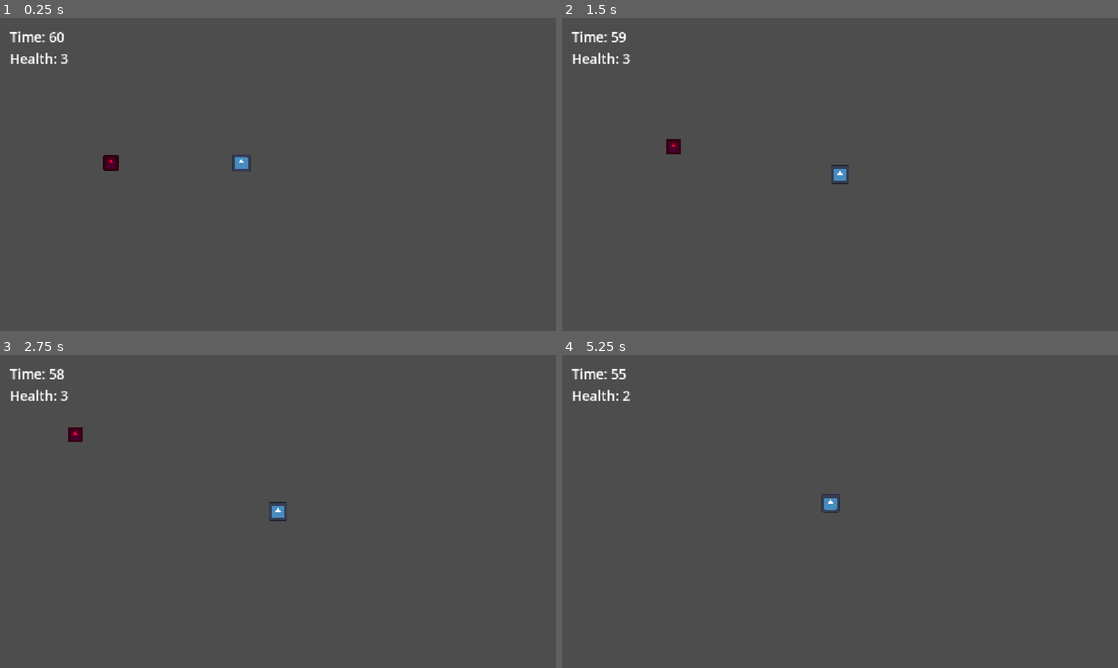
Above: before the commit, frames 1-4 (two rows, left to right).
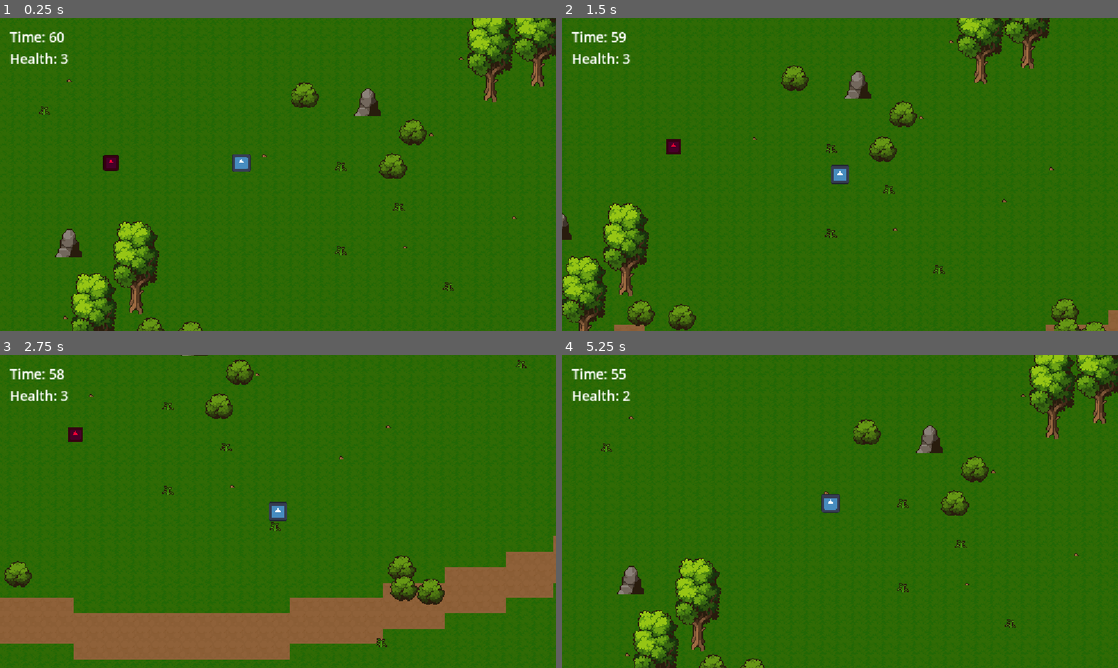
Above: after the commit, the same moments.

Repository: Tin0709/Last60Seconds
Game: Godot game, scene res://game.tscn
Same seed, same stepped clock (60 frames per second), same inputs: the game is played once before the commit and once after it. The engine's default icon, where the game draws it, is replaced by a stand-in: a white triangle on a blue panel in a dark square.
Inputs:
- Up to frame 1 (0.25 s): no input
- Up to frame 2 (1.5 s): hold D (move_right) 0.53-1.28 s; hold S (move_down) from 1.28 s (still down)
- Up to frame 3 (2.75 s): release S (move_down) at 2.03 s; hold D (move_right) from 2.03 s (still down)
- Up to frame 4 (5.25 s): release D (move_right) at 2.78 s; hold W (move_up) 2.78-3.53 s; hold A (move_left) 3.53-5.03 s; hold S (move_down) from 5.03 s (still down)

The runs differ from the first frame. In frame 1, 99% of the frame differs, in the area x 0-100%, y 0-100%; in frame 2, 99%; in frame 3, 99%; in frame 4, 100%.

Commit message:
Add first pixel art environment pass

Diff:
--- a/game.tscn
+++ b/game.tscn
@@ -4,6 +4,7 @@
 [ext_resource type="Texture2D" uid="uid://eq6dcm817lai" path="res://icon.svg" id="2_e2o6t"]
 [ext_resource type="Script" uid="uid://da5k5o14fmhip" path="res://enemy.gd" id="3_feb5d"]
 [ext_resource type="Script" path="res://game.gd" id="4_countdown"]
+[ext_resource type="Script" path="res://world.gd" id="5_world"]
 
 [sub_resource type="CircleShape2D" id="CircleShape2D_jpyye"]
 radius = 20.0
@@ -12,10 +13,13 @@
 radius = 18.0
 
 [node name="Game" type="Node2D" unique_id=1318419053]
+y_sort_enabled = true
 script = ExtResource("4_countdown")
 
 [node name="World" type="Node2D" parent="."]
 texture_filter = 1
+y_sort_enabled = true
+script = ExtResource("5_world")
 
 [node name="Ground" type="TileMapLayer" parent="World"]
 z_index = -2
@@ -26,6 +30,7 @@
 collision_enabled = false
 
 [node name="Obstacles" type="TileMapLayer" parent="World"]
+y_sort_enabled = true
 
 [node name="Player" type="CharacterBody2D" parent="." unique_id=1518452810 groups=["player"]]
 position = Vector2(500, 300)
--- /dev/null
+++ b/world.gd
@@ -0,0 +1,97 @@
+extends Node2D
+
+const FLOORS = preload("res://assets/Pixel Crawler/Environment/Tilesets/Floors_Tiles.png")
+const TREES = preload("res://assets/Pixel Crawler/Environment/Props/Static/Trees/Model_01/Size_03.png")
+const ROCKS = preload("res://assets/Pixel Crawler/Environment/Props/Static/Rocks.png")
+const VEGETATION = preload("res://assets/Pixel Crawler/Environment/Props/Static/Vegetation.png")
+
+var solid_positions: Array[Vector2] = []
+
+func _ready() -> void:
+	var bounds: Rect2 = get_parent().world_bounds
+	var rng = RandomNumberGenerator.new()
+	rng.seed = 60
+	build_ground(bounds)
+
+	# Leave the starting area and the middle of the map open.
+	var clusters: Array[Vector2] = [
+		Vector2(180, 650), Vector2(200, 1150), Vector2(620, 1420),
+		Vector2(1250, 1400), Vector2(1870, 1420), Vector2(2180, 1050),
+		Vector2(2190, 440), Vector2(1770, 180), Vector2(1050, 150),
+	]
+	for center in clusters:
+		for index in range(5):
+			var point = center + Vector2(rng.randf_range(-120, 120), rng.randf_range(-90, 90))
+			if can_place_solid(point, bounds):
+				add_prop($Obstacles, TREES, Rect2(0, 0, 48, 96), point, 13.0)
+				solid_positions.append(point)
+
+	for index in range(16):
+		var point = Vector2(rng.randf_range(120, 2280), rng.randf_range(180, 1480))
+		if can_place_solid(point, bounds):
+			add_prop($Obstacles, ROCKS, Rect2(96, 16, 32, 32), point, 18.0)
+			solid_positions.append(point)
+
+	for index in range(65):
+		var point = Vector2(rng.randf_range(80, 2320), rng.randf_range(80, 1520))
+		# Sparse small details, with no collision.
+		match index % 3:
+			0:
+				add_prop($Decorations, ROCKS, Rect2(64, 32, 16, 16), point)
+			1:
+				add_prop($Decorations, VEGETATION, Rect2(0, 0, 32, 32), point)
+			2:
+				add_prop($Decorations, VEGETATION, Rect2(80, 176, 16, 16), point)
+
+func build_ground(bounds: Rect2) -> void:
+	var atlas = TileSetAtlasSource.new()
+	atlas.texture = FLOORS
+	atlas.texture_region_size = Vector2i(16, 16)
+	var grass = Vector2i(2, 11)
+	var dirt = Vector2i(12, 11)
+	atlas.create_tile(grass)
+	atlas.create_tile(dirt)
+	var tiles = TileSet.new()
+	tiles.tile_size = Vector2i(16, 16)
+	tiles.add_source(atlas, 0)
+	$Ground.tile_set = tiles
+	$Ground.position = bounds.position
+	$Ground.scale = Vector2(2, 2)
+	for x in range(ceili(bounds.size.x / 32.0)):
+		for y in range(ceili(bounds.size.y / 32.0)):
+			var path_y = 20 + roundi(sin(float(x) * 0.07) * 4.0)
+			var on_path = x >= 8 and x <= 65 and absi(y - path_y) <= 1
+			$Ground.set_cell(Vector2i(x, y), 0, dirt if on_path else grass)
+
+func can_place_solid(point: Vector2, bounds: Rect2) -> bool:
+	if not bounds.grow(-100).has_point(point):
+		return false
+	if Rect2(320, 240, 1600, 960).has_point(point):
+		return false
+	if point.distance_to(get_parent().get_node("Player").position) < 180.0:
+		return false
+	if point.distance_to(get_parent().get_node("Enemy").position) < 120.0:
+		return false
+	for existing in solid_positions:
+		if point.distance_to(existing) < 80.0:
+			return false
+	return true
+
+func add_prop(layer: Node2D, texture: Texture2D, region: Rect2, point: Vector2, radius: float = 0.0) -> void:
+	var prop: Node2D = StaticBody2D.new() if radius > 0.0 else Node2D.new()
+	prop.position = point
+	var sprite = Sprite2D.new()
+	sprite.texture = texture
+	sprite.region_enabled = true
+	sprite.region_rect = region
+	sprite.scale = Vector2(2, 2)
+	sprite.position.y = -region.size.y
+	prop.add_child(sprite)
+	if radius > 0.0:
+		var collision = CollisionShape2D.new()
+		var shape = CircleShape2D.new()
+		shape.radius = radius
+		collision.shape = shape
+		collision.position.y = -radius
+		prop.add_child(collision)
+	layer.add_child(prop)
Not shown, added: world.gd.uid
